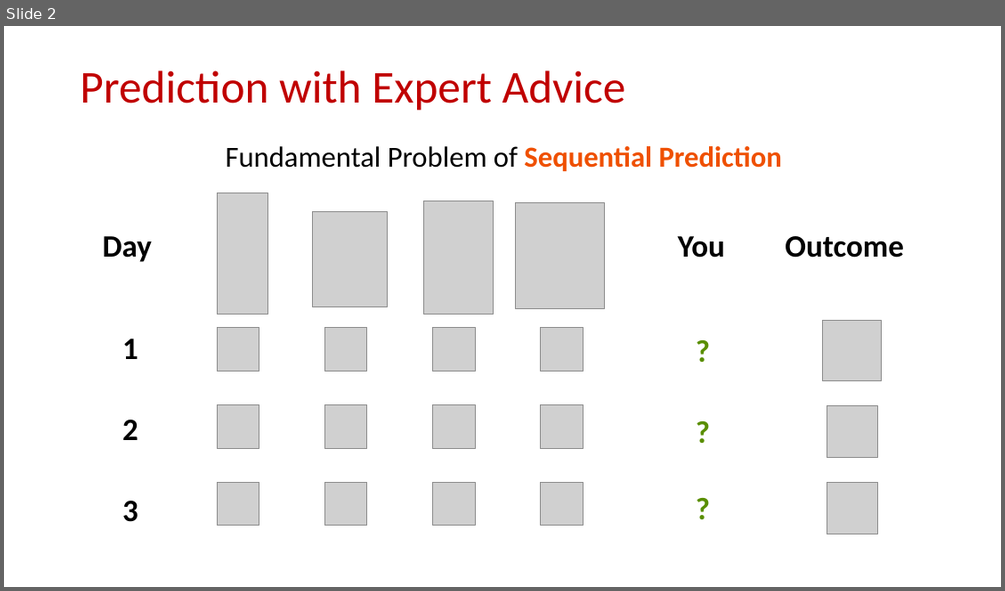
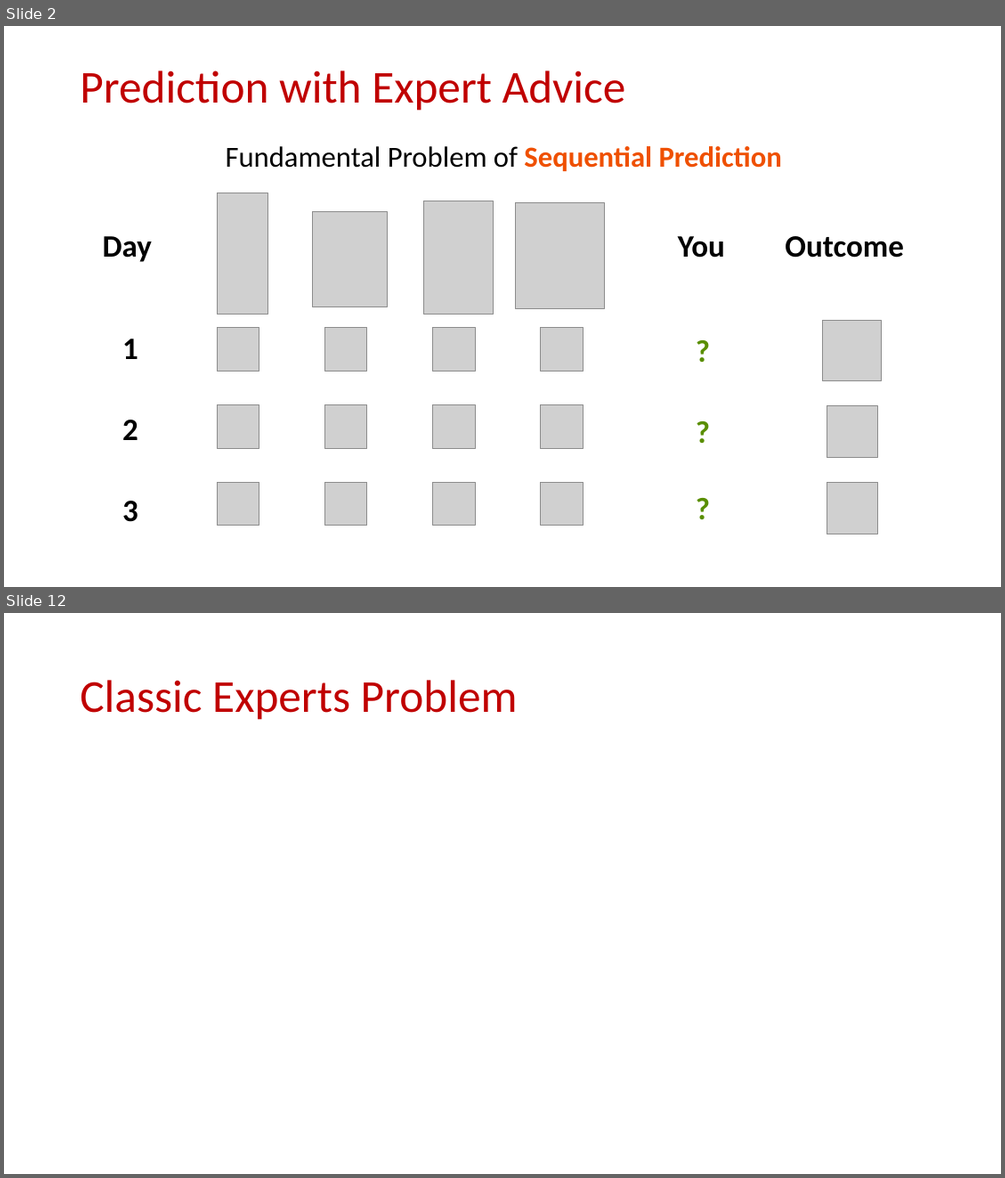
Before and after one commit to samsonzhou/samsonzhou.github.io, a slide deck: other-talks/SODA 2026.pptx. Shown one above the other, each under a label of ours: slide 2 before the commit, slides 2 and 12 after it; the slides between them are not shown. The pictures are 1005x591 and 1005x1178 pixels, drawn with LibreOffice and Linux fonts; fonts in the diff are those of the drawing; grey boxes stand for pictures. Boxes give left, top, right and bottom in pixels: in the first picture for what was removed or moved away, otherwise in the second. Text is boxed around its words. In the diff, an @@ line names an element or a change of style, - is before the commit and + after.

```diff
--- a/other-talks/SODA 2026.pptx
+++ b/other-talks/SODA 2026.pptx
@@ slide 12 added at (x1=4, y1=613, x2=1001, y2=1174), background #FFFFFF @@
@@ title added at (x1=80, y1=680, x2=518, y2=720), 44 pt, text #C00000 @@
+Classic Experts Problem
```
Also in this commit, not shown: 1 slide changed, 25 other slides added.
